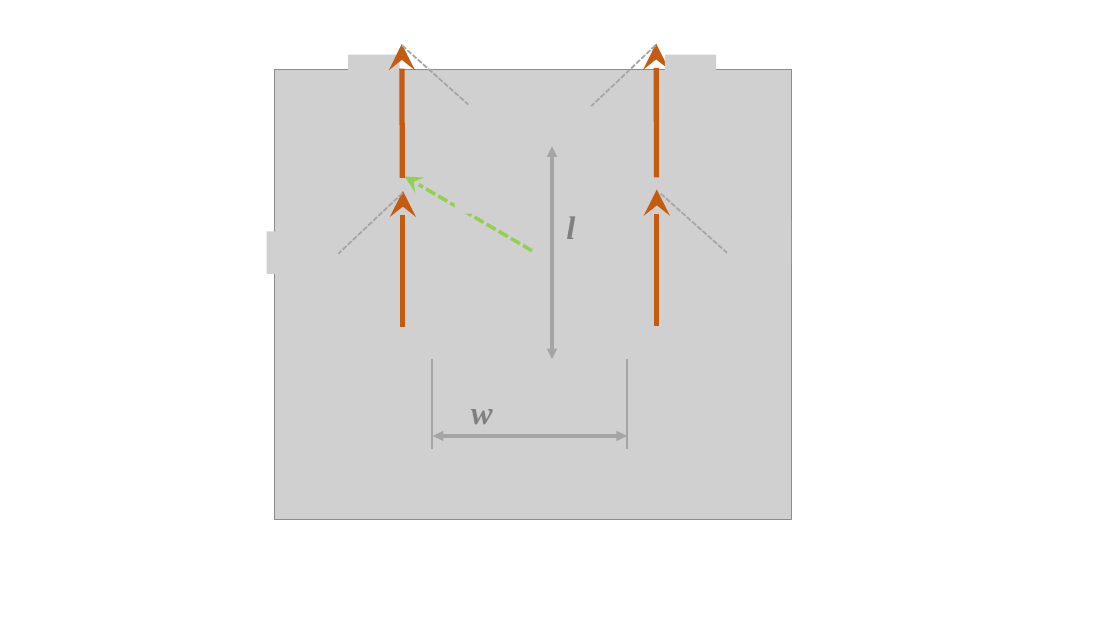
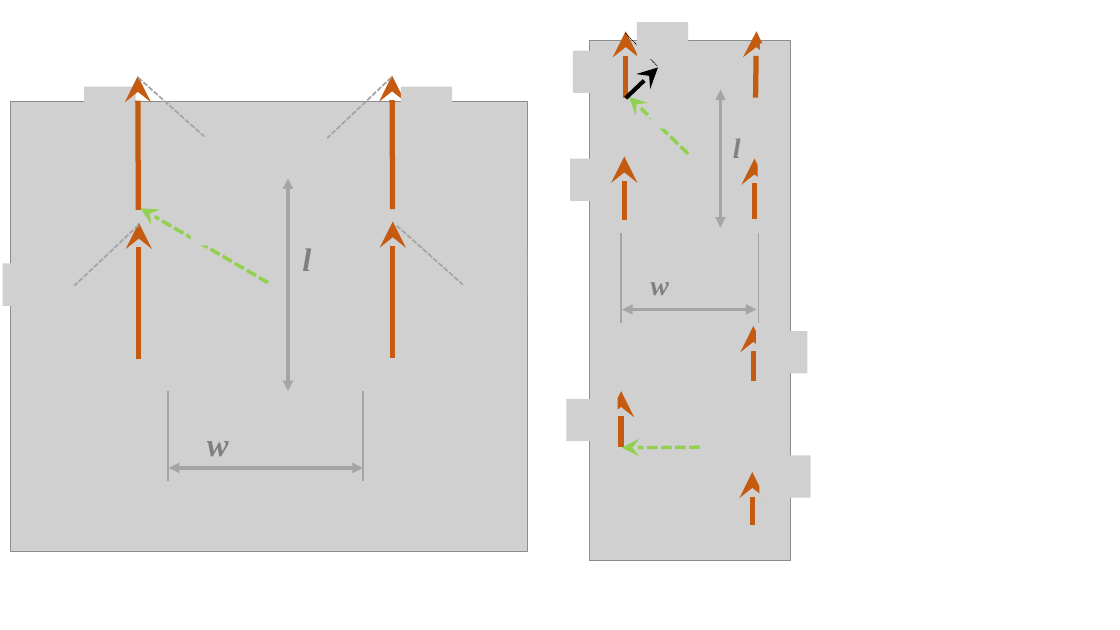
Before and after one commit to ZJU-HelloWorld/Wiki, a slide deck: slide 3 of docs/组件说明/机器人通用组件/算法/底盘逆运动学解算.assets/gen_diag.pptx. Drawn at 1120x630 pixels with LibreOffice and Linux fonts; fonts in the diff are those of the drawing; grey boxes stand for pictures. Boxes give left, top, right and bottom in pixels: in the first picture for what was removed or moved away, otherwise in the second. Text is boxed around its words. In the diff, an @@ line names an element or a change of style, - is before the commit and + after.

```diff
--- a/docs/组件说明/机器人通用组件/算法/底盘逆运动学解算.assets/gen_diag.pptx
+++ b/docs/组件说明/机器人通用组件/算法/底盘逆运动学解算.assets/gen_diag.pptx
@@ 10 pictures, 6 lines, 5 arrows, 2 texts, 2 double arrows: place and size @@
-10 pictures, 6 lines, 5 arrows, 2 texts, 2 double arrows at <box>267,44,791,519</box>
+10 pictures, 6 lines, 5 arrows, 2 texts, 2 double arrows at <box>3,76,528,551</box>
@@ group added at <box>566,22,811,561</box>: 11 pictures, 10 arrows, 3 lines, 2 double arrows, 2 texts @@
+l
+w
```
Also in this commit, not shown: 3 other files.
